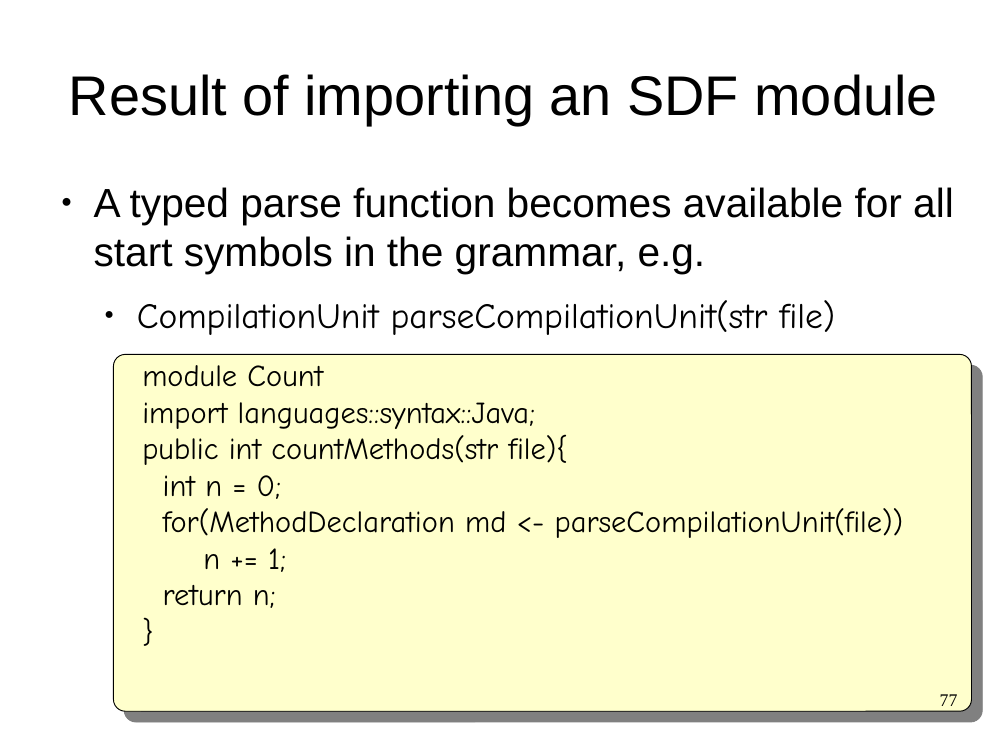
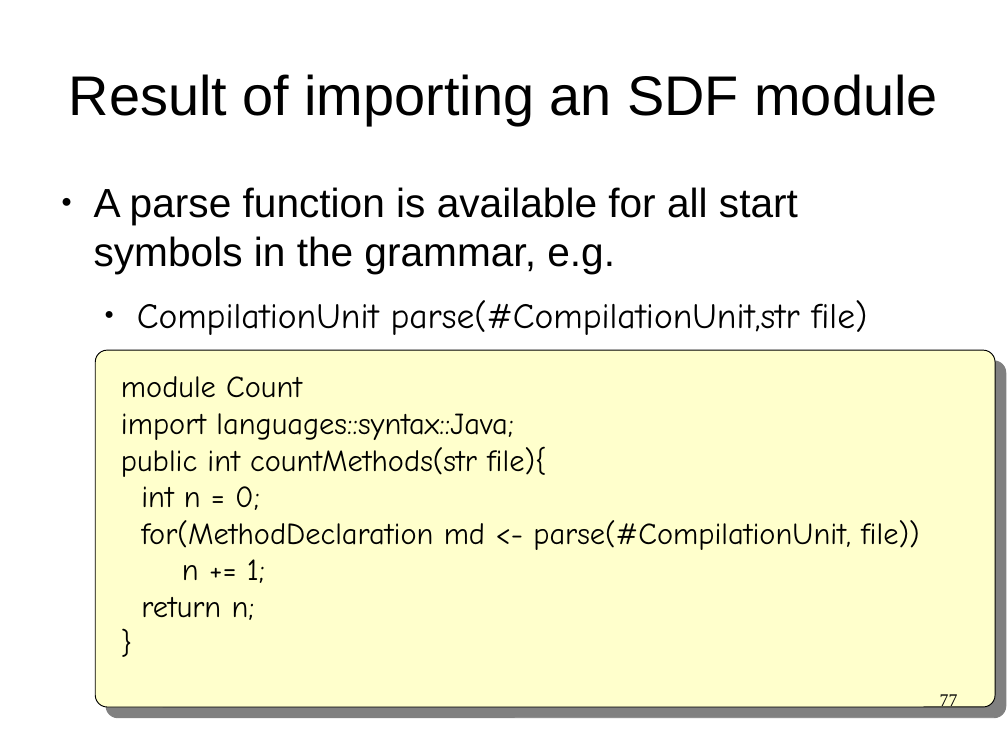
Before and after one commit to cwi-swat/meta-environment, a slide deck: slide 77 of meta-doc/analysis/rascal-slides/rascal-slides.odp. Drawn at 1008x756 pixels with LibreOffice and Linux fonts; fonts in the diff are those of the drawing; background and template pictures are left out. Boxes give left, top, right and bottom in pixels: in the first picture for what was removed or moved away, otherwise in the second. Text is boxed around its words. In the diff, an @@ line names an element or a change of style, - is before the commit and + after.

Commit message:
Started updating rascal slides

```diff
--- a/meta-doc/analysis/rascal-slides/rascal-slides.odp
+++ b/meta-doc/analysis/rascal-slides/rascal-slides.odp
@@ text at (x1=94, y1=187, x2=867, y2=335): text changed @@
-● A typed parse function becomes available for all start symbols in the grammar, e.g.
-  ● CompilationUnit parseCompilationUnit(str file)
+● A parse function is available for all start symbols in the grammar, e.g.
+  ● CompilationUnit parse(#CompilationUnit,str file)
@@ rounded rectangle resized from (x1=113, y1=355, x2=971, y2=712) to (x1=95, y1=350, x2=995, y2=707) @@
@@ text "module Count" moved from (x1=142, y1=365, x2=904, y2=608) to (x1=121, y1=376, x2=919, y2=620) @@
@@ text at (x1=141, y1=520, x2=919, y2=550): text changed @@
-for(MethodDeclaration md <- parseCompilationUnit(file))
+for(MethodDeclaration md <- parse(#CompilationUnit, file))
```
Also in this commit, not shown: 12 other slides changed, 3 slides added, 1 slide removed.
